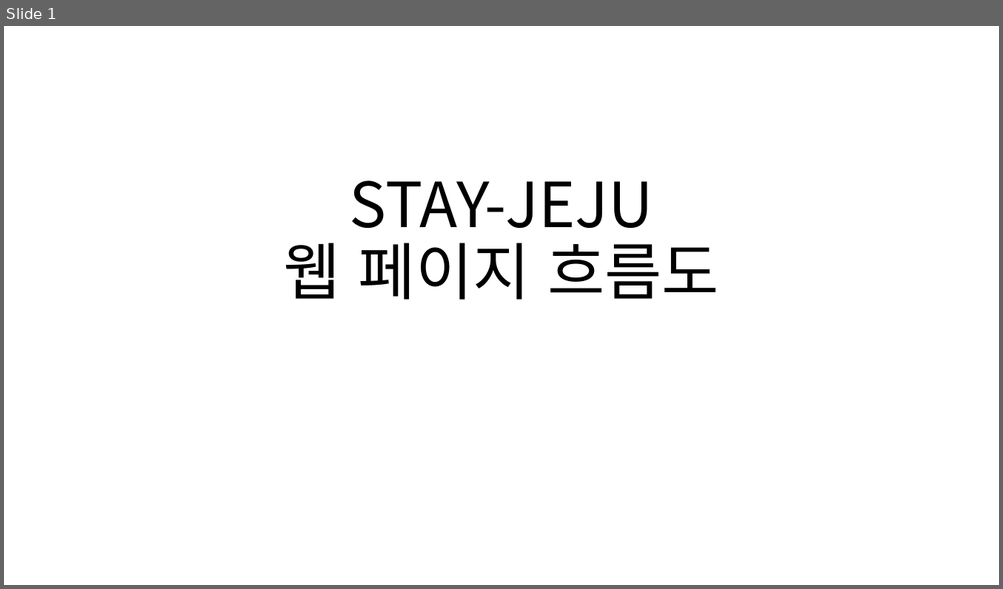
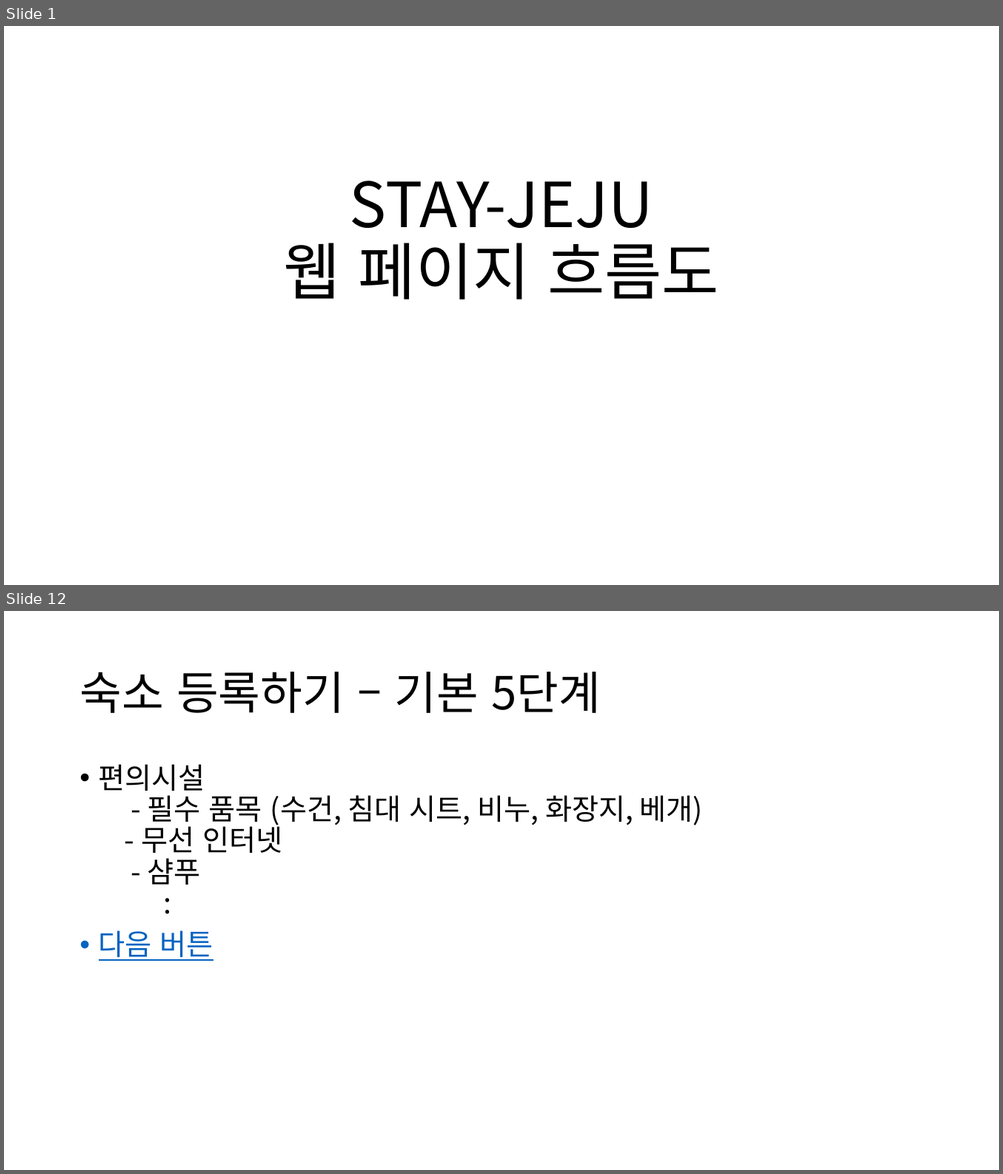
Before and after one commit to chyoojun/stay-jeju, a slide deck: doc/웹 페이지 흐름도.pptx. Shown one above the other, each under a label of ours: slide 1 before the commit, slides 1 and 12 after it; the slides between them are not shown. The pictures are 1003x589 and 1003x1174 pixels, drawn with LibreOffice and Linux fonts; fonts in the diff are those of the drawing. Boxes give left, top, right and bottom in pixels: in the first picture for what was removed or moved away, otherwise in the second. Text is boxed around its words. In the diff, an @@ line names an element or a change of style, - is before the commit and + after.

```diff
--- a/doc/웹 페이지 흐름도.pptx
+++ b/doc/웹 페이지 흐름도.pptx
@@ slide 12 added at box(4, 611, 999, 1170), background #FFFFFF @@
@@ title added at box(79, 672, 600, 713), 44 pt, text #000000 @@
+숙소 등록하기 – 기본 5단계
@@ text added at box(99, 764, 703, 961), 28 pt, text #000000 @@
+• 편의시설
+  - 필수 품목 (수건, 침대 시트, 비누, 화장지, 베개)
+  - 무선 인터넷
+  - 샴푸
+  :
+• 다음 버튼
```
Also in this commit, not shown: 23 other slides added, 1 slide removed.
